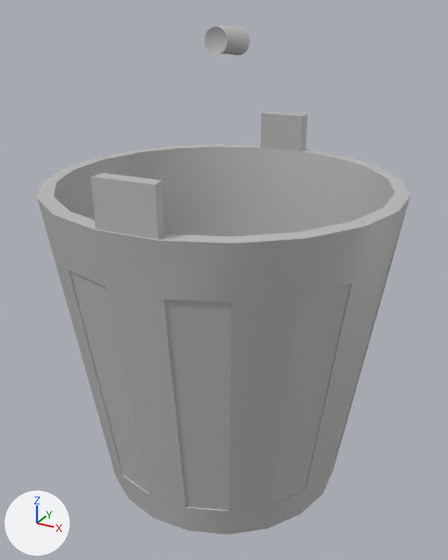
The FBX model vrpaja/Vrpajanunity/Assets/3D models/FBX/ampari.fbx: old version first, new version second.
One viewpoint serves both versions: a camera (50 mm lens) standing at (0.0224, -0.0408, 0.038) and looking at (0.0002, -0.0003, 0.0178). Lighting does not change. The marker at lower left points along +X, +Y and +Z. Where no turn or scale is listed for an object, it has been applied to the vertices.
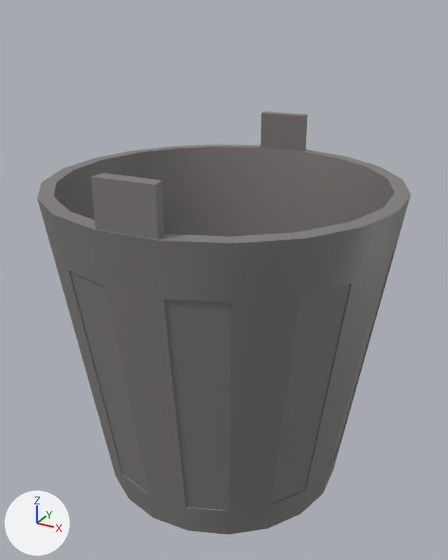
What differs and where, as boxes [x1, y1, x2, y2] in the pictures (448 x 560 px):
'pCylinder1', recoloured
    both: [37, 111, 411, 535]
'pCylinder2', deleted
    before: [204, 25, 250, 55]

The edits, one by one:
Picture 'AmpariVari.png' (img_amparivari_png) is new.
Material 'Material.002' (mat_material_002) is new.
Its texture is img_amparivari_png.
me_mesh_001 has 230 vertices, 248 faces and spans x -0.0137..0.0137, y -0.0137..0.0137, z -0.01..0.0187.
me_mesh_001 no longer uses material mat_lambert1 (grey #bcbcbc).
me_mesh_001 now uses material mat_material_002 (picture img_amparivari_png).
Object 'pCylinder2' (ob_pcylinder2) is deleted.
